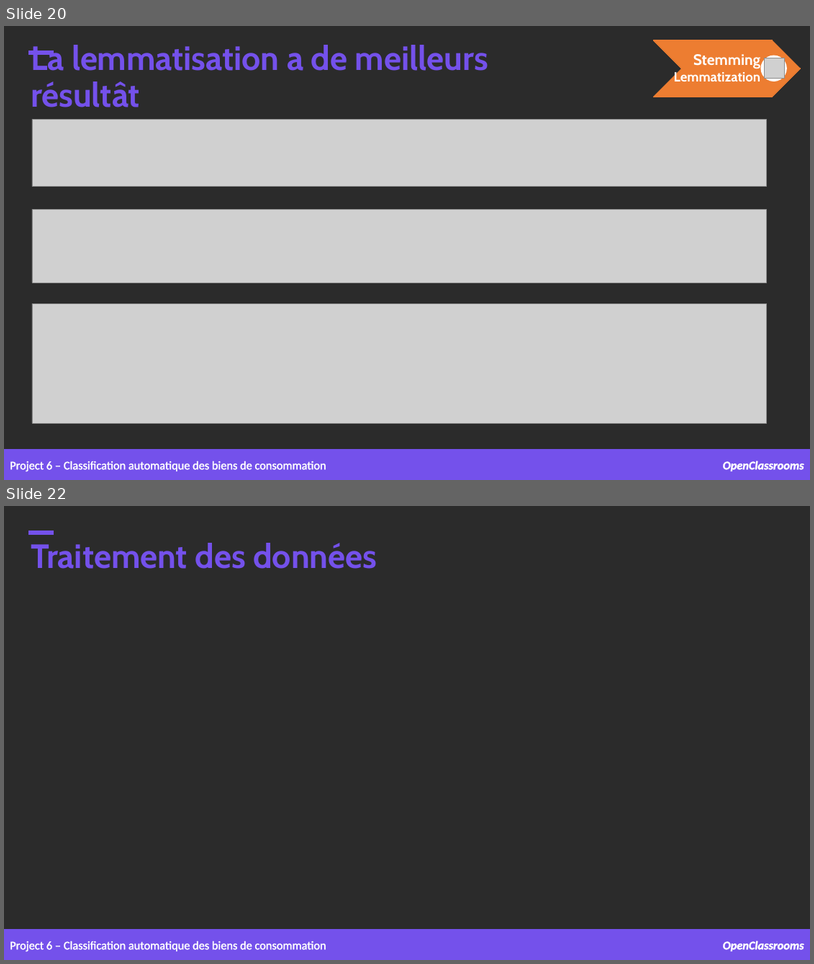
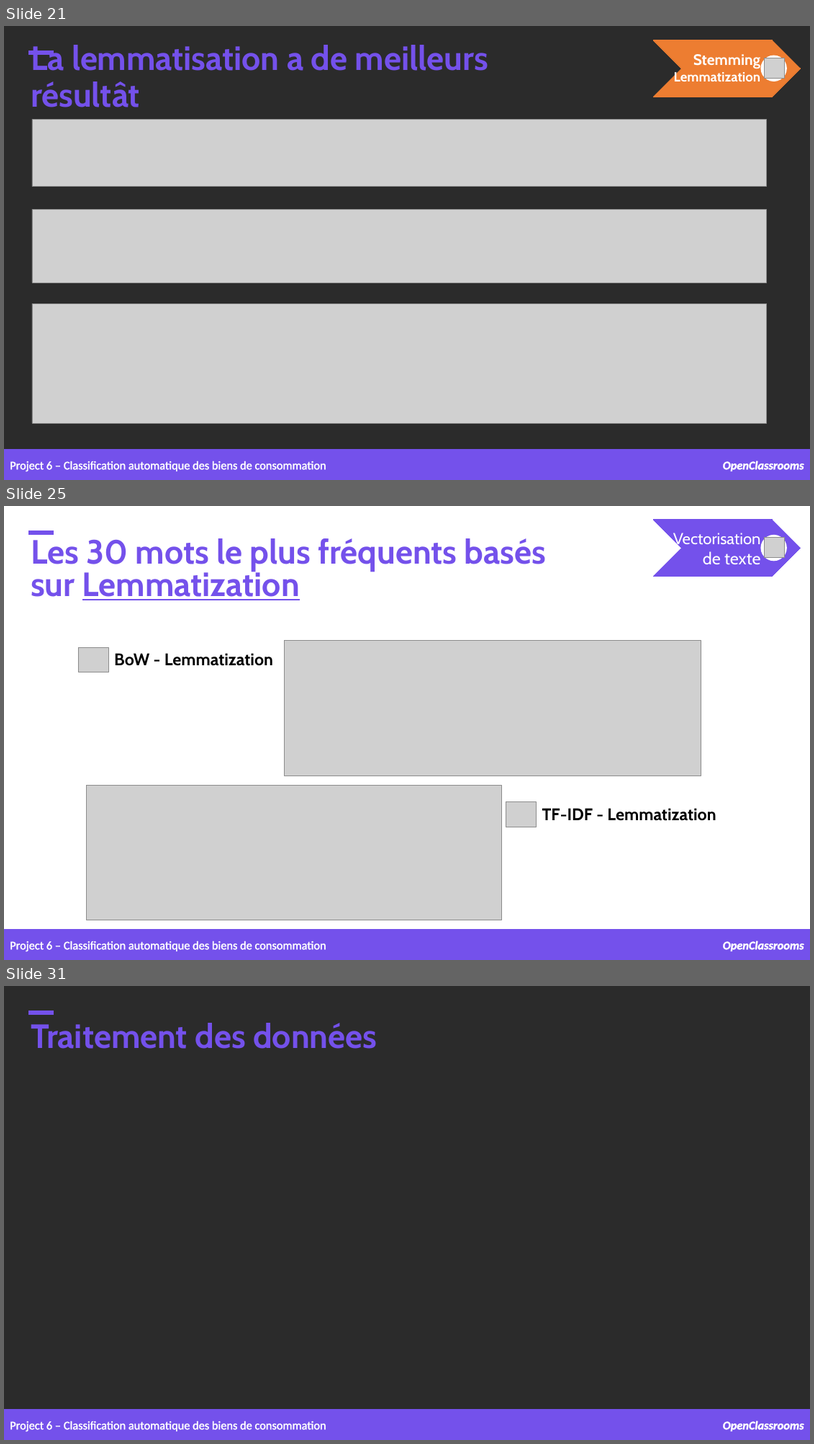
Before and after one commit to samirhinojosa/OC-P6-automatically-classify-consumer-goods, a slide deck: supports/P6_presentation_final.pptx. Shown one above the other, each under a label of ours: slides 20 and 22 before the commit, slides 21, 25 and 31 after it; the slides between them are not shown. The pictures are 814x964 and 814x1444 pixels, drawn with LibreOffice and Linux fonts; fonts in the diff are those of the drawing; grey boxes stand for pictures; background and template pictures are left out; a plain dark background stands for a picture behind light text. Boxes give left, top, right and bottom in pixels: in the first picture for what was removed or moved away, otherwise in the second. Text is boxed around its words. In the diff, an @@ line names an element or a change of style, - is before the commit and + after.

```diff
--- a/supports/P6_presentation_final.pptx
+++ b/supports/P6_presentation_final.pptx
@@ slide 25 added at <box>4,506,810,960</box>, background picture (left out) @@
@@ rectangle added at <box>28,530,53,534</box>, fill #7451EB, outline #7451EB 1 pt @@
@@ text added at <box>31,538,546,600</box>, 40 pt, text #7451EB, bold @@
+Les 30 mots le plus fréquents basés
+sur Lemmatization
@@ group added at <box>653,519,801,576</box>: 1 chevron, 1 text, 1 ellipse, 1 picture @@
+Vectorisation de texte
@@ picture added at <box>78,648,108,672</box> @@
@@ text added at <box>114,653,273,666</box>, 20 pt, text #000000, bold @@
+BoW - Lemmatization
@@ picture added at <box>284,641,702,775</box> @@
@@ picture added at <box>86,785,502,919</box> @@
@@ picture added at <box>506,802,536,826</box> @@
@@ text added at <box>543,808,716,821</box>, 20 pt, text #000000, bold @@
+TF-IDF - Lemmatization
@@ rectangle added at <box>4,929,810,960</box>, fill #7451EB, outline #7451EB 1 pt @@
@@ text added at <box>10,941,326,952</box>, 14 pt, text #FFFFFF @@
+Project 6 – Classification automatique des biens de consommation
@@ text added at <box>723,940,805,951</box>, 14 pt, text #FFFFFF, bold, italic @@
+OpenClassrooms
@@ what was slide 20 is now slide 21 @@
@@ what was slide 22 is now slide 31 @@
```
Also in this commit, not shown: 5 slides changed, 5 other slides added.
